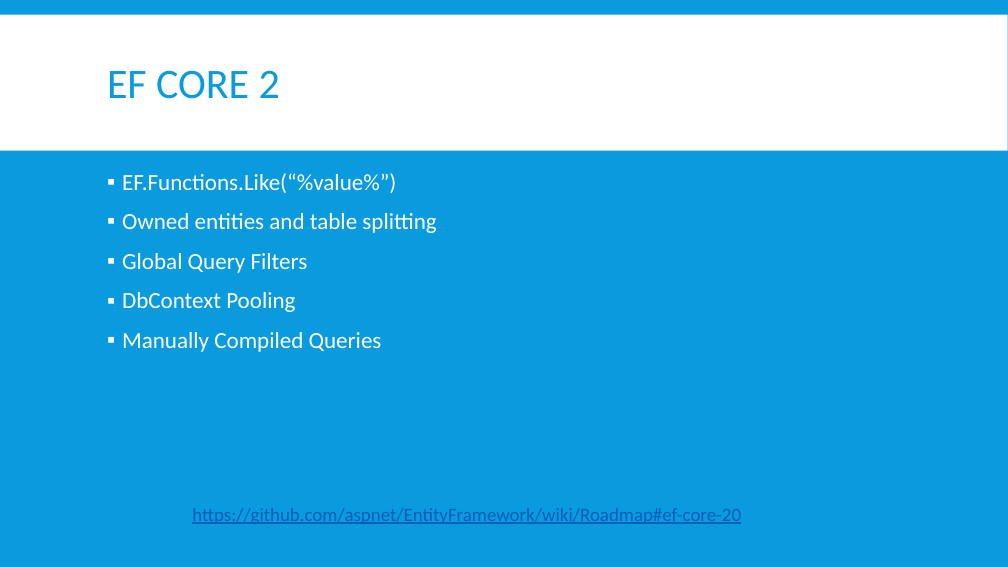
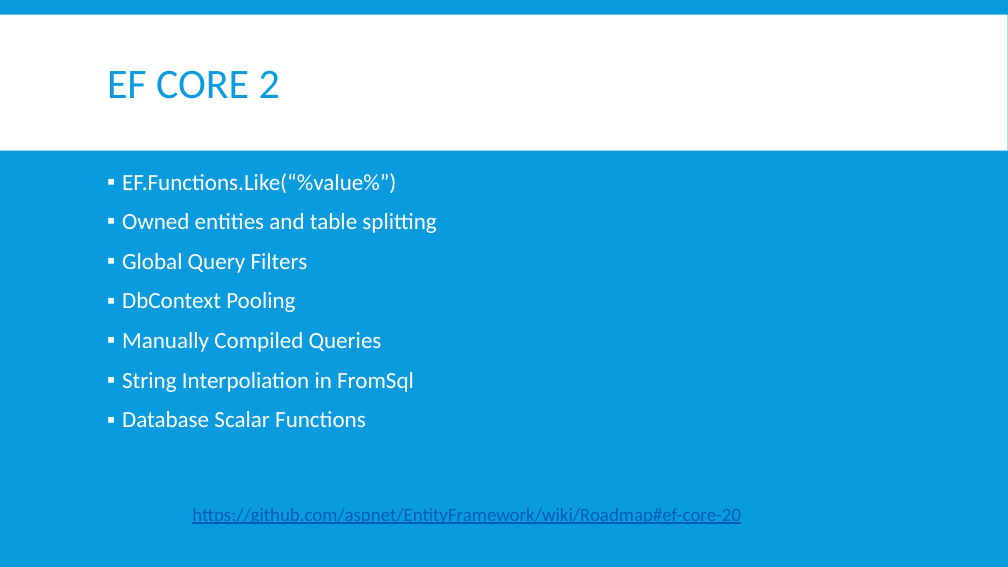
Before and after one commit to jwooley/EfCore, a slide deck: slide 14 of EfCoreGettingStarted.pptx. Drawn at 1008x567 pixels with LibreOffice and Linux fonts; fonts in the diff are those of the drawing. Boxes give left, top, right and bottom in pixels: in the first picture for what was removed or moved away, otherwise in the second. Text is boxed around its words. In the diff, an @@ line names an element or a change of style, - is before the commit and + after.

```diff
--- a/EfCoreGettingStarted.pptx
+++ b/EfCoreGettingStarted.pptx
@@ text at bbox=[122, 372, 414, 427]: paragraphs added @@
+▪ String Interpoliation in FromSql
+▪ Database Scalar Functions
```
Also in this commit, not shown: 2 other slides changed.
